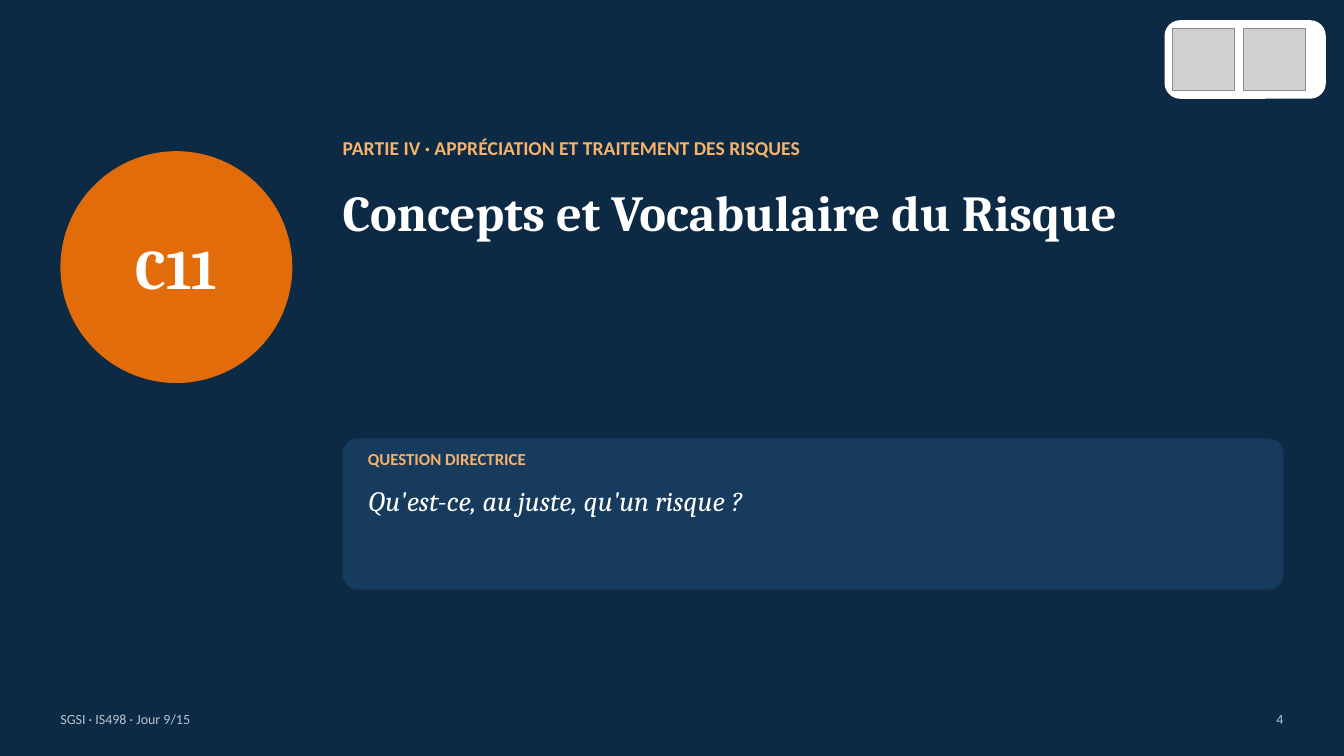
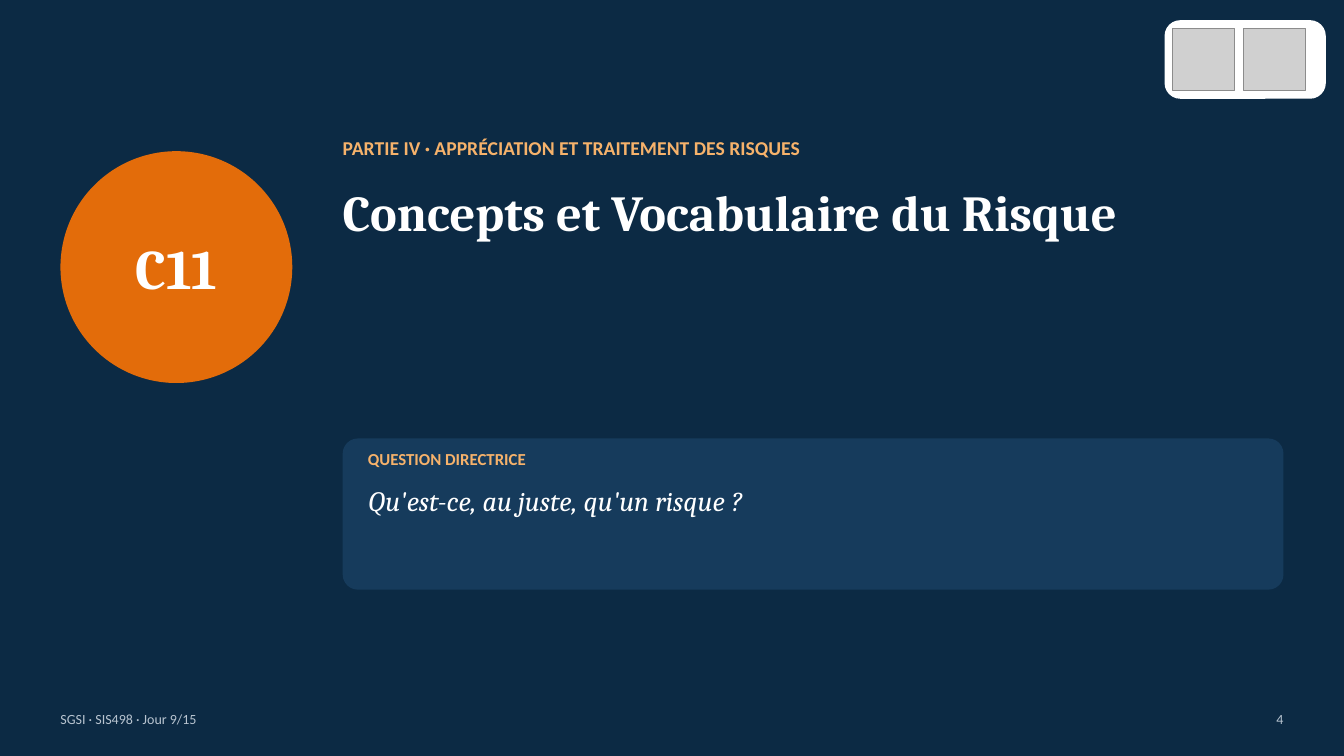
Before and after one commit to MaletYon/cours-sgsi, a slide deck: slide 4 of Présentation/SGSI_J09.pptx. Drawn at 1344x756 pixels with LibreOffice and Linux fonts; fonts in the diff are those of the drawing; grey boxes stand for pictures. Boxes give left, top, right and bottom in pixels: in the first picture for what was removed or moved away, otherwise in the second. Text is boxed around its words. In the diff, an @@ line names an element or a change of style, - is before the commit and + after.

Commit message:
SGSI : code de l'UE harmonisé en SIS498 (livre, présentations, NDAP SUKULU)

```diff
--- a/Présentation/SGSI_J09.pptx
+++ b/Présentation/SGSI_J09.pptx
@@ text at (x1=60, y1=714, x2=197, y2=725): text changed @@
-SGSI · IS498 · Jour 9/15
+SGSI · SIS498 · Jour 9/15
```
Also in this commit, not shown: 10 other slides changed, 32 other files.
